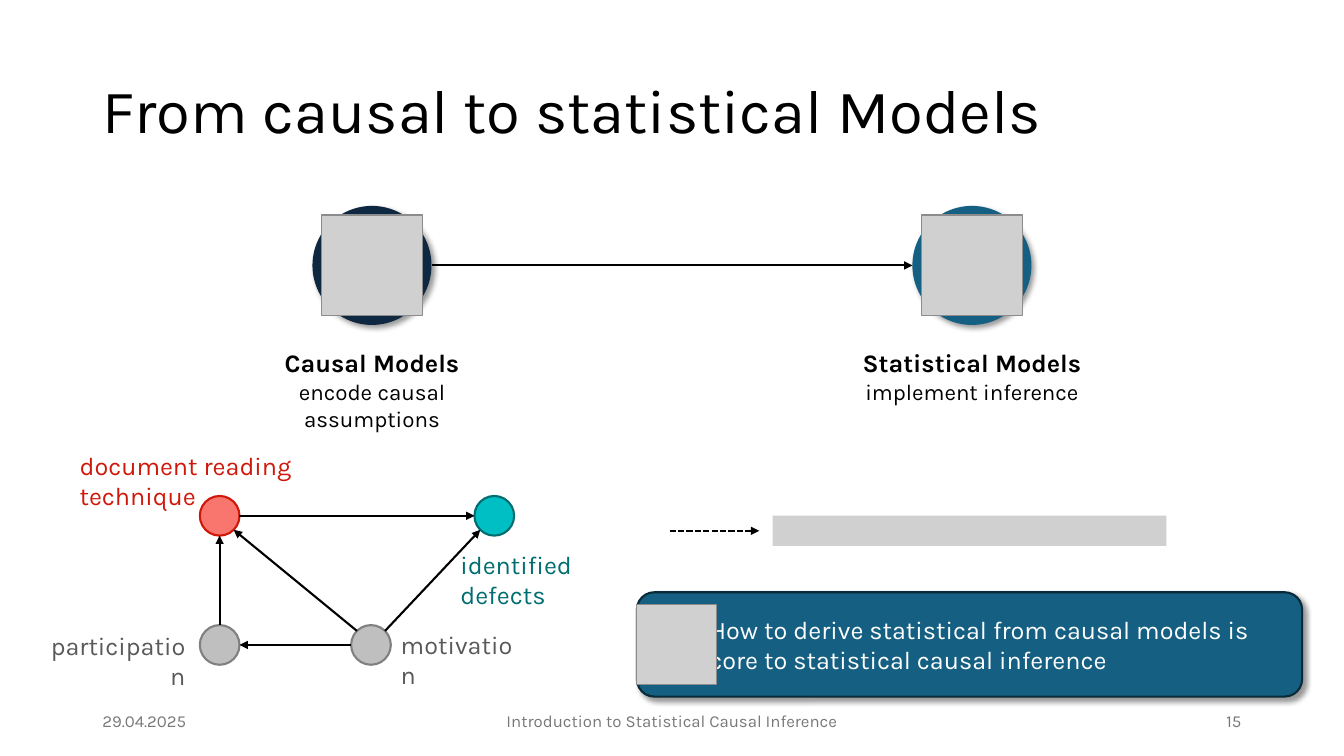
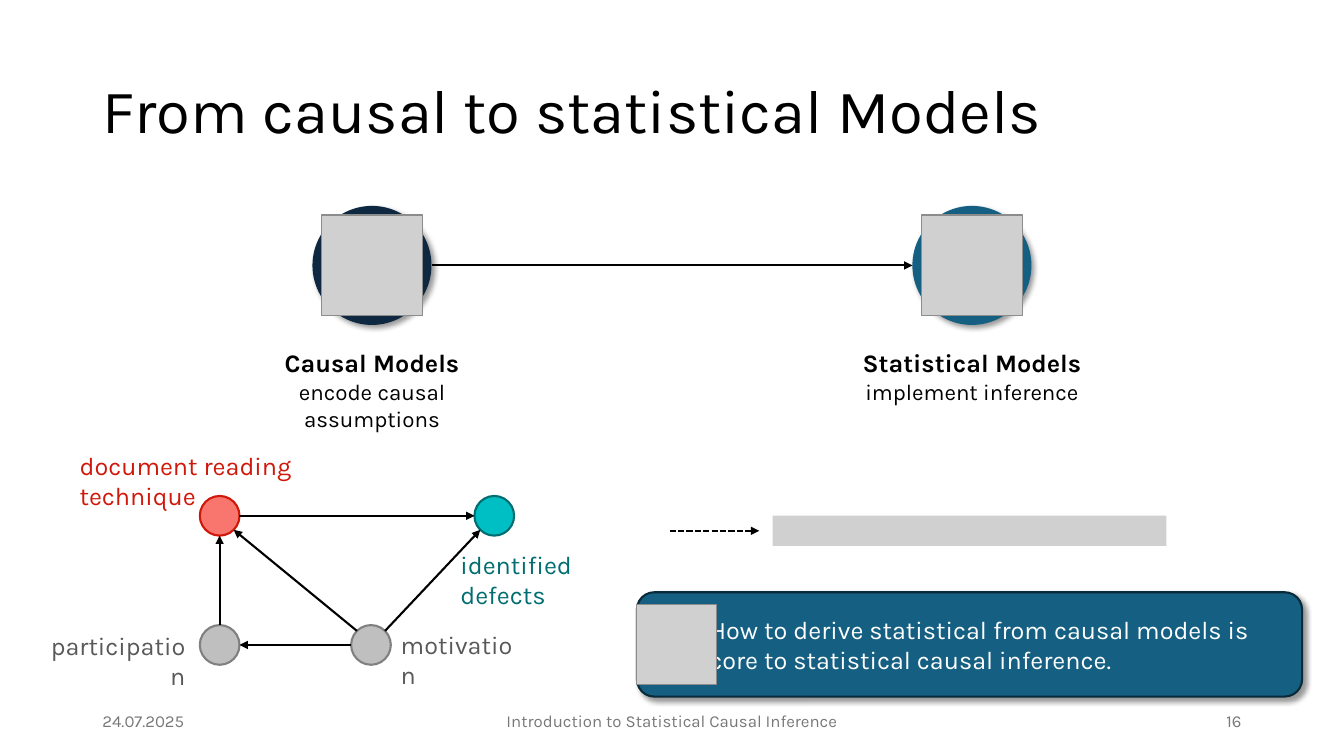
Before and after one commit to JulianFrattini/bda4sci, a slide deck: slide 16 of version2/slides/intro-sci.pptx (slide 15 before the commit). Drawn at 1344x756 pixels with LibreOffice and Linux fonts; fonts in the diff are those of the drawing; grey boxes stand for pictures. Boxes give left, top, right and bottom in pixels: in the first picture for what was removed or moved away, otherwise in the second. Text is boxed around its words. In the diff, an @@ line names an element or a change of style, - is before the commit and + after.

```diff
--- a/version2/slides/intro-sci.pptx
+++ b/version2/slides/intro-sci.pptx
@@ text in rounded rectangle at <box>709,616,1249,676</box>: text changed @@
-How to derive statistical from causal models is core to statistical causal inference
+How to derive statistical from causal models is core to statistical causal inference.
@@ text at <box>102,716,184,727</box>: text changed @@
-29.04.2025
+24.07.2025
@@ page number at <box>1226,716,1241,727</box>: text changed @@
-15
+16
```
Also in this commit, not shown: 44 other slides changed, 1 slide added, 9 other files.
